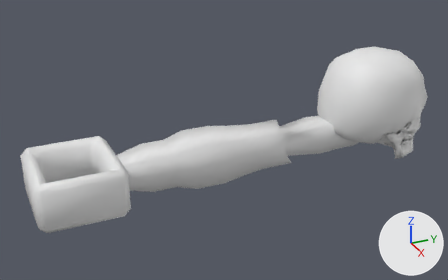
Renders of the FBX model Assets/AndreaStuff/FbxsImported/Underwater/SkeletonKey.fbx from each side of a commit.
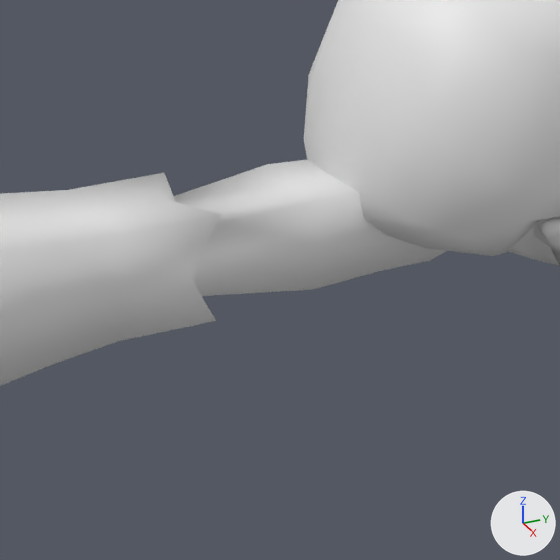
Each version is shown whole from a camera (50 mm lens) standing at (2.423, -8.053, 2.042) and looking at (1.573, -7.671, 1.617), then close up on the part from 51% to 88% of the width and 25% to 83% of the height. The lights are fixed; the arrows at lower right show +X, +Y and +Z. Vertices at the same position are counted once.

In view in the first close-up: 'SkeletonKey'.
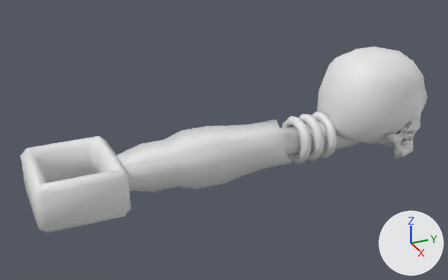
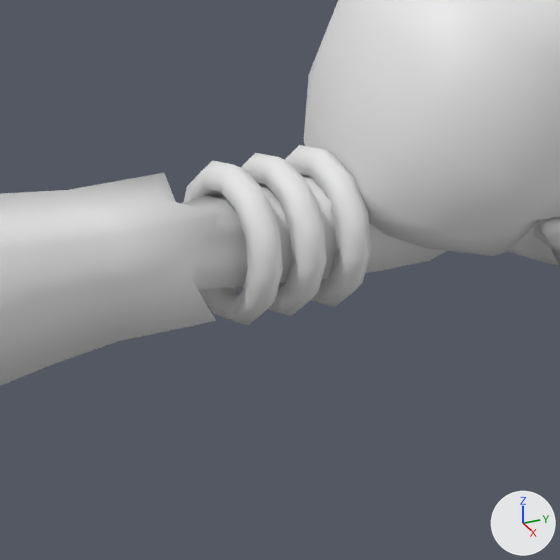
Changed parts and their boxes [x1, y1, x2, y2] in the close-ups (560 x 560 px; the box of a moved part takes in the faces that stretch with it):
```json
{"part": 1, "of": "me_cube_037", "change": "added", "after": [241, 153, 327, 316]}
{"part": 2, "of": "me_cube_037", "change": "added", "after": [285, 145, 371, 307]}
{"part": 3, "of": "me_cube_037", "change": "added", "after": [183, 161, 283, 325]}
{"part": 4, "of": "me_cube_037", "change": "moved or reshaped", "before": [162, 160, 384, 296], "after": [162, 173, 384, 290]}
```

Edits to the scene script, one JSON object a line:
```json
{"op": "add", "block": "mat_metal1", "code": ["mat_metal1 = principled_material('Metal1')", "mat_metal1.base_color = (0.8, 0.8, 0.8)  # white #e7e7e7"]}
{"block": "me_cube_037", "where": "me_cube_037.from_pydata(...)  # 885 vertices, 1373 faces; spans x -0.078..0.078, y -0.066..0.638, z -0.073..0.14"}
{"block": "me_cube_037", "where": "# used by ob_skeletonkey; location = (1.5821, -7.9195, 1.5989)"}
{"block": "me_cube_037", "where": "# verts and faces of me_cube_037; kept vertices keep their numbers, new ones are numbered from 885"}
{"block": "me_cube_037", "where": "# before: 13 (0.025, 0.416, -0.025) at pixel (313, 289), 14 (0.019, 0.351, -0.019), 29 (-0.019, 0.351, -0.019), 30 (-0.025, 0.416, -0.025), 33 (-0.025, 0.416, 0.025) at pixel (267, 164)"}
{"block": "me_cube_037", "where": "# before: 34 (-0.019, 0.351, 0.019), 49 (0.019, 0.351, 0.019), 50 (0.025, 0.416, 0.025) at pixel (319, 199)"}
{"block": "me_cube_037", "change": "me_cube_037 part 1: a new loose piece, a torus around y (ring radius 0.034, tube radius 0.009) spanning x -0.043..0.043, y 0.398..0.413, z -0.046..0.04, in mat_metal1 (white #e7e7e7)"}
{"block": "me_cube_037", "change": "me_cube_037 part 2: a new loose piece, a torus around y (ring radius 0.034, tube radius 0.009) spanning x -0.043..0.043, y 0.425..0.439, z -0.046..0.04, in mat_metal1 (white #e7e7e7)"}
{"block": "me_cube_037", "change": "me_cube_037 part 3: a new loose piece, a torus around y (ring radius 0.034, tube radius 0.009) spanning x -0.043..0.043, y 0.373..0.388, z -0.046..0.04, in mat_metal1 (white #e7e7e7)"}
{"block": "me_cube_037", "change": "me_cube_037 part 4"}
{"op": "add", "block": "me_cube_037", "code": "verts[13] = (0.025, 0.416, -0.02)  # moved"}
{"op": "add", "block": "me_cube_037", "code": "verts[30] = (-0.025, 0.416, -0.02)  # moved"}
{"op": "add", "block": "me_cube_037", "code": "verts[14] = (0.019, 0.351, -0.015)  # moved, pixel (196, 289)"}
{"op": "add", "block": "me_cube_037", "code": "verts[29] = (-0.019, 0.351, -0.015)  # moved"}
{"op": "add", "block": "me_cube_037", "code": "verts[33] = (-0.022, 0.412, 0.02)  # moved"}
{"op": "add", "block": "me_cube_037", "code": "verts[34] = (-0.017, 0.355, 0.015)  # moved"}
{"op": "add", "block": "me_cube_037", "code": "verts[49] = (0.017, 0.355, 0.015)  # moved"}
{"op": "add", "block": "me_cube_037", "code": "verts[50] = (0.022, 0.412, 0.02)  # moved"}
{"op": "add", "block": "me_cube_037", "code": "me_cube_037.materials.append(mat_metal1)  # white #e7e7e7"}
```
